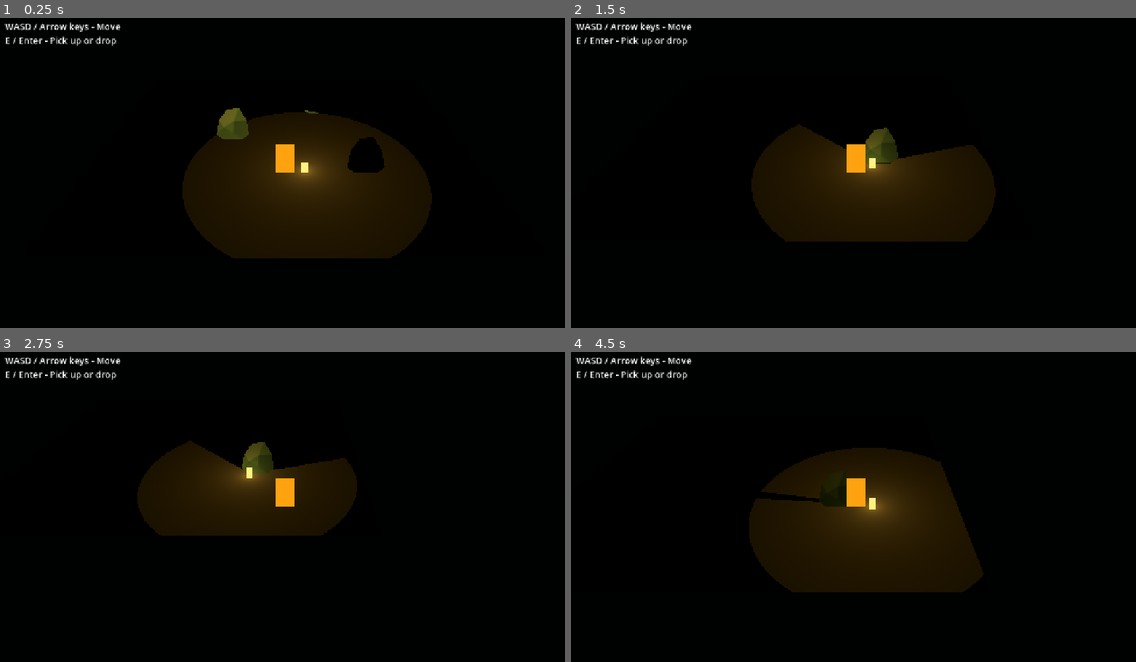
Above: before the commit, frames 1-4 (two rows, left to right).
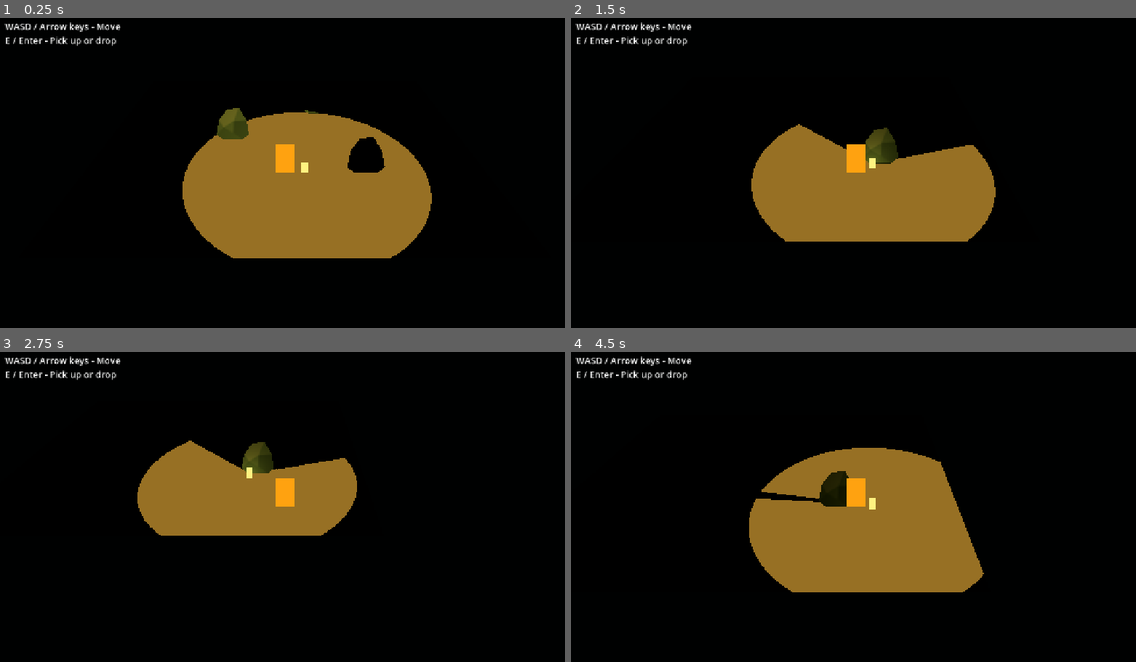
Above: after the commit, the same moments.

Repository: martindzejky/ld60
Game: Godot game, scene res://scenes/main.tscn
The game is run twice, just before and just after one commit, with the same random seed, the same clock (stepped at 60 frames per second) and the same inputs.
Inputs:
- Up to frame 1 (0.25 s): no input
- Up to frame 2 (1.5 s): tap Enter at 0.5 s; hold D (move_right) 0.53-1.28 s; hold Shift (dash) 0.53-1.28 s; tap Space at 1.25 s; hold S (move_down) from 1.28 s (still down); tap E (interact) at 1.35 s
- Up to frame 3 (2.75 s): release S (move_down) at 2.03 s; hold D (move_right) from 2.03 s (still down); hold Shift (dash) from 2.03 s (still down)
- Up to frame 4 (4.5 s): release D (move_right) at 2.78 s; release Shift (dash) at 2.78 s; hold W (move_up) 2.78-3.53 s; tap E (interact) at 2.85, 4.35 s; hold Shift (dash) 3.53-4.28 s; hold A (move_left) from 3.53 s (still down); tap Enter at 4.25 s

The runs differ from the first frame. In frame 1, 16% of the frame differs, in the area x 32-77%, y 30-78%; in frame 2, 12%; in frame 3, 8.5%; in frame 4, 15%.

Commit message:
Flat ground light intensity

Diff:
--- a/shaders/ground_lighting.gdshader
+++ b/shaders/ground_lighting.gdshader
@@ -10,5 +10,5 @@
 void light() {
   // Godot supplies attenuation for each light, including its shadows.
   float lit = step(0.001, ATTENUATION);
-  DIFFUSE_LIGHT += max(dot(NORMAL, LIGHT), 0.0) * lit * LIGHT_COLOR / PI;
+  DIFFUSE_LIGHT += lit * LIGHT_COLOR / PI;
 }
